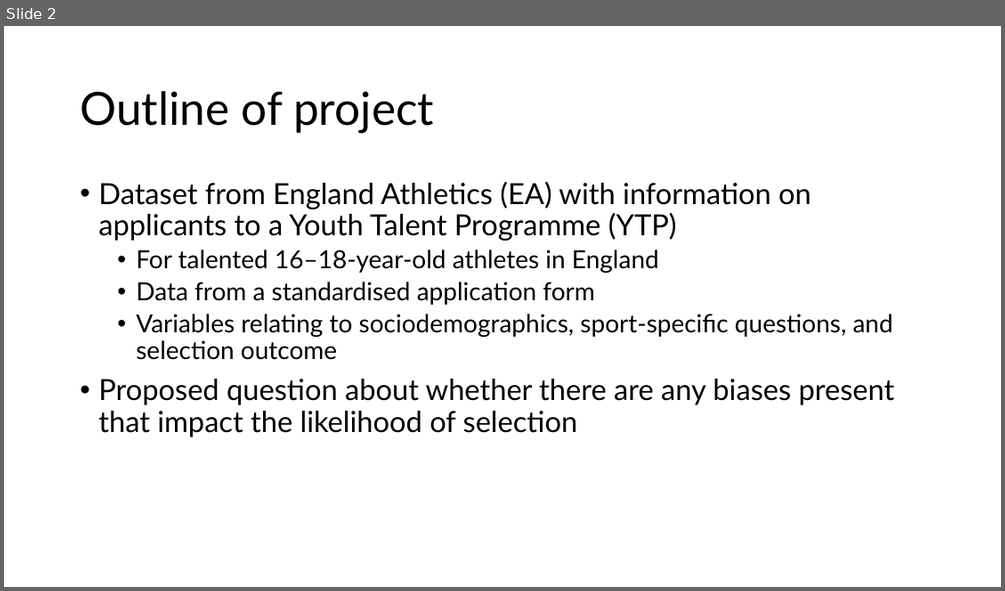
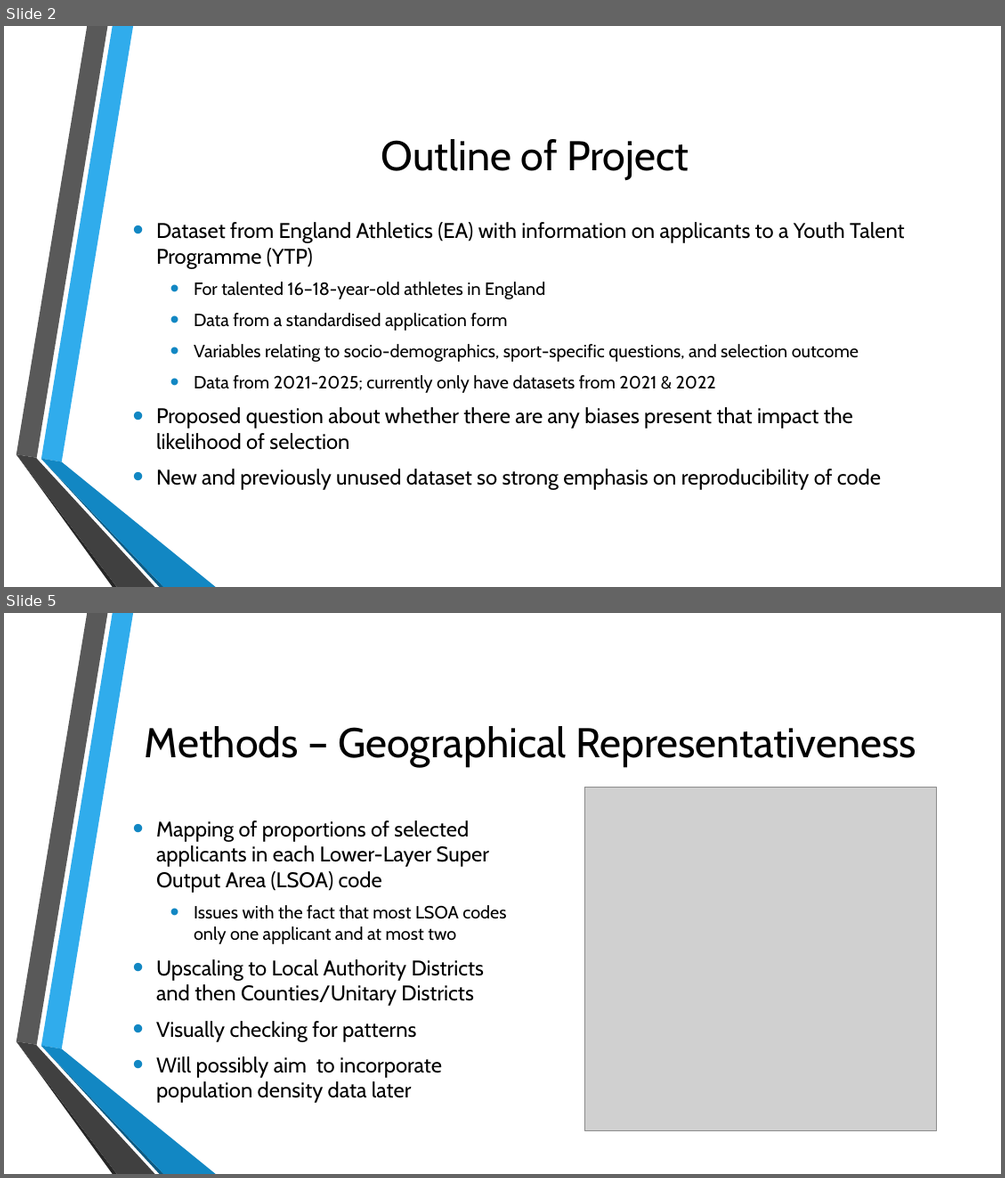
Before and after one commit to LizMarsh900/MTHM504, a slide deck: midpoint_slides.pptx. Shown one above the other, each under a label of ours: slide 2 before the commit, slides 2 and 5 after it; the slides between them are not shown. The pictures are 1005x591 and 1005x1178 pixels, drawn with LibreOffice and Linux fonts; fonts in the diff are those of the drawing; grey boxes stand for pictures; background and template pictures are left out. Boxes give left, top, right and bottom in pixels: in the first picture for what was removed or moved away, otherwise in the second. Text is boxed around its words. In the diff, an @@ line names an element or a change of style, - is before the commit and + after.

```diff
--- a/midpoint_slides.pptx
+++ b/midpoint_slides.pptx
@@ slide 5 added at [4,613,1001,1174], background picture (left out); not listed: 6 template elements that a slide beside it also shows @@
@@ title added at [145,726,915,767], 40 pt, text #000000 @@
+Methods – Geographical Representativeness
@@ picture added at [584,787,937,1130] @@
@@ text added at [156,820,506,1103], 20.4 pt, text #000000 @@
+• Mapping of proportions of selected applicants in each Lower-Layer Super Output Area (LSOA) code
+  • Issues with the fact that most LSOA codes only one applicant and at most two
+• Upscaling to Local Authority Districts and then Counties/Unitary Districts
+• Visually checking for patterns
+• Will possibly aim to incorporate population density data later
@@ slide 2 changed as well @@
@@ title at [381,139,688,180]: text changed; size 44 to 40 pt; font Lato to Cabin @@
-Outline of project
+Outline of Project
@@ text "Dataset from England Athletics (EA) ...": place and size @@
-text "Dataset from England Athletics (EA) ..." at [98,182,895,437]
+text "Dataset from England Athletics (EA) ..." at [156,222,904,490]
@@ text "Dataset from England Athletics (EA) ..." at [156,222,904,490]: vertical alignment top to middle @@
@@ text at [156,222,904,450]: size 28 to 20.4 pt in "Dataset from England Athletics (EA) with information ...", "Proposed question about whether there are any ..."; font Lato to Cabin in "Dataset from England Athletics (EA) with information ...", "For talented 16–18-year-old athletes in England", "Data from a standardised application form", "Proposed question about whether there are any ..."; size 24 to 17 pt in "For talented 16–18-year-old athletes in England", "Data from a standardised application form"; indent changed; line spacing 0.9 to 1; more space between paragraphs @@
@@ text at [194,344,858,393]: text changed; size 24 to 17 pt; font Lato to Cabin @@
-  • Variables relating to sociodemographics, sport-specific questions, and selection outcome
+  • Variables relating to socio-demographics, sport-specific questions, and selection outcome
+  • Data from 2021-2025; currently only have datasets from 2021 & 2022
@@ group added at [16,26,216,587]: 6 freeform shapes @@
@@ text at [156,468,881,490]: paragraph added @@
+• New and previously unused dataset so strong emphasis on reproducibility of code
```
Also in this commit, not shown: 2 other slides changed, 1 other slide added, 1 slide removed.
